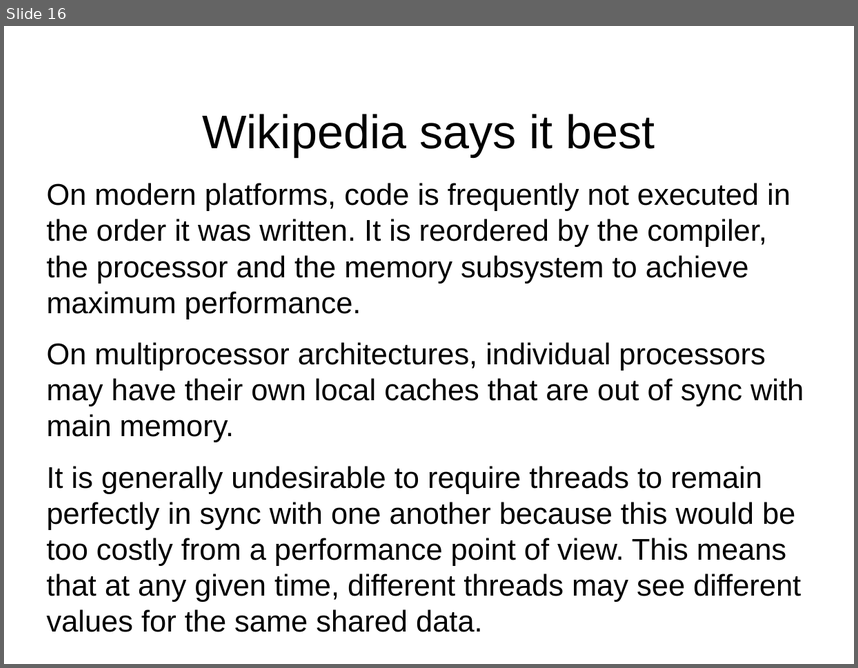
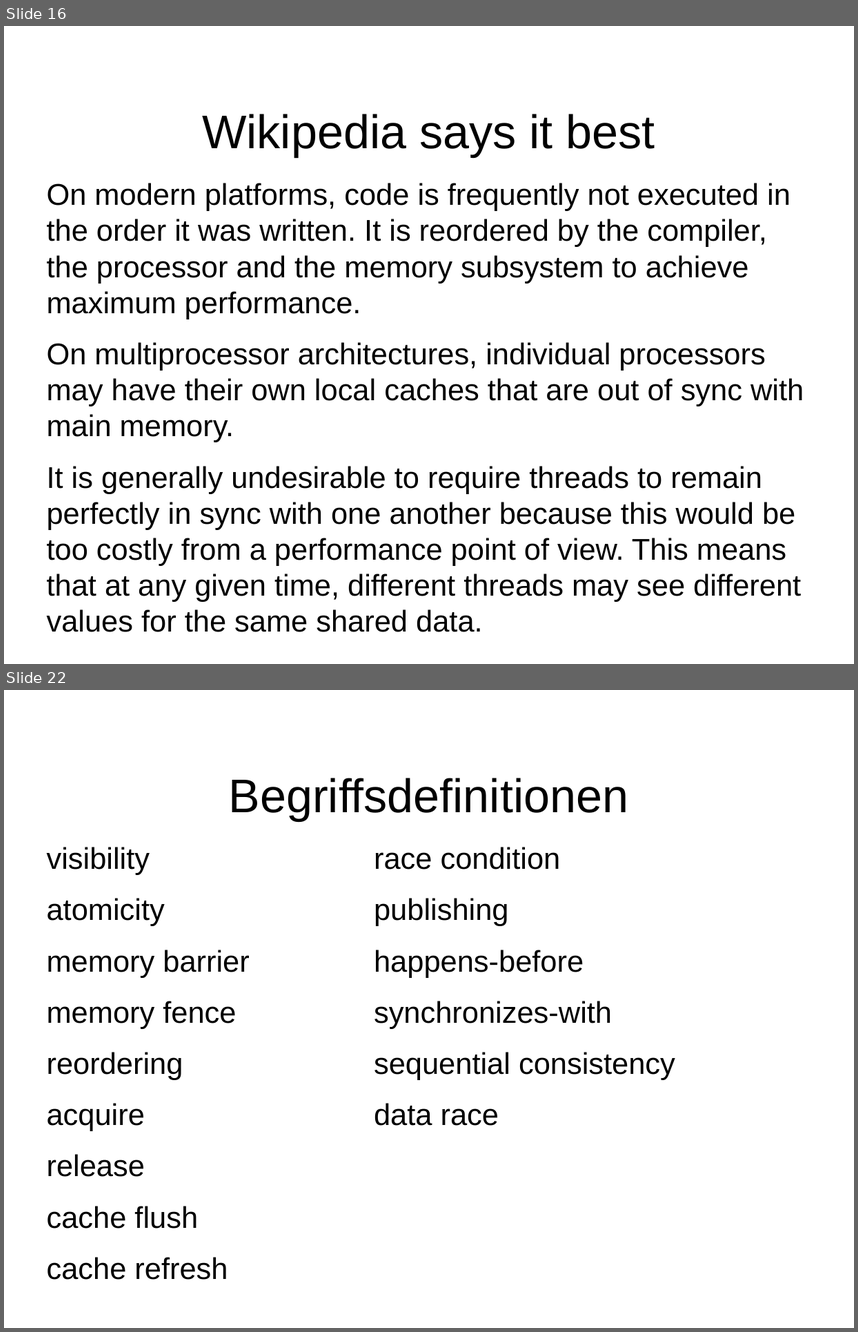
Before and after one commit to dlindner/vorlesung-se2-dhbw, a slide deck: added_2016/Java Memory Model.odp. Shown one above the other, each under a label of ours: slide 16 before the commit, slides 16 and 22 after it; the slides between them are not shown. The pictures are 858x668 and 858x1332 pixels, drawn with LibreOffice and Linux fonts; fonts in the diff are those of the drawing; background and template pictures are left out. Boxes give left, top, right and bottom in pixels: in the first picture for what was removed or moved away, otherwise in the second. Text is boxed around its words. In the diff, an @@ line names an element or a change of style, - is before the commit and + after.

```diff
--- a/added_2016/Java Memory Model.odp
+++ b/added_2016/Java Memory Model.odp
@@ slide 22 added at <box>4,690,854,1328</box>, background picture (left out) @@
@@ title added at <box>229,778,628,821</box>, 44 pt, text #000000 @@
+Begriffsdefinitionen
@@ text added at <box>47,847,249,1279</box>, 28 pt, text #000000 @@
+visibility
+atomicity
+memory barrier
+memory fence
+reordering
+acquire
+release
+cache flush
+cache refresh
@@ text added at <box>374,847,675,1125</box>, 28 pt, text #000000 @@
+race condition
+publishing
+happens-before
+synchronizes-with
+sequential consistency
+data race
```
Also in this commit, not shown: 19 other slides added.
